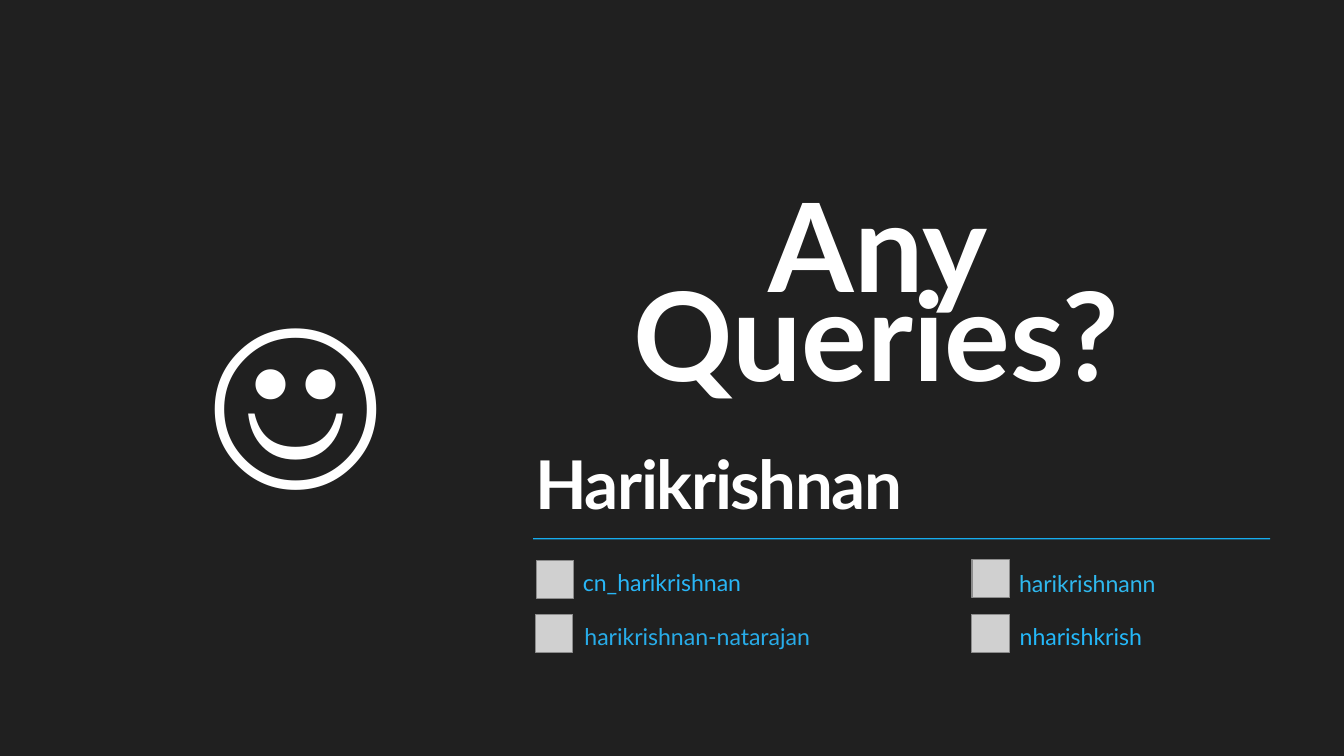
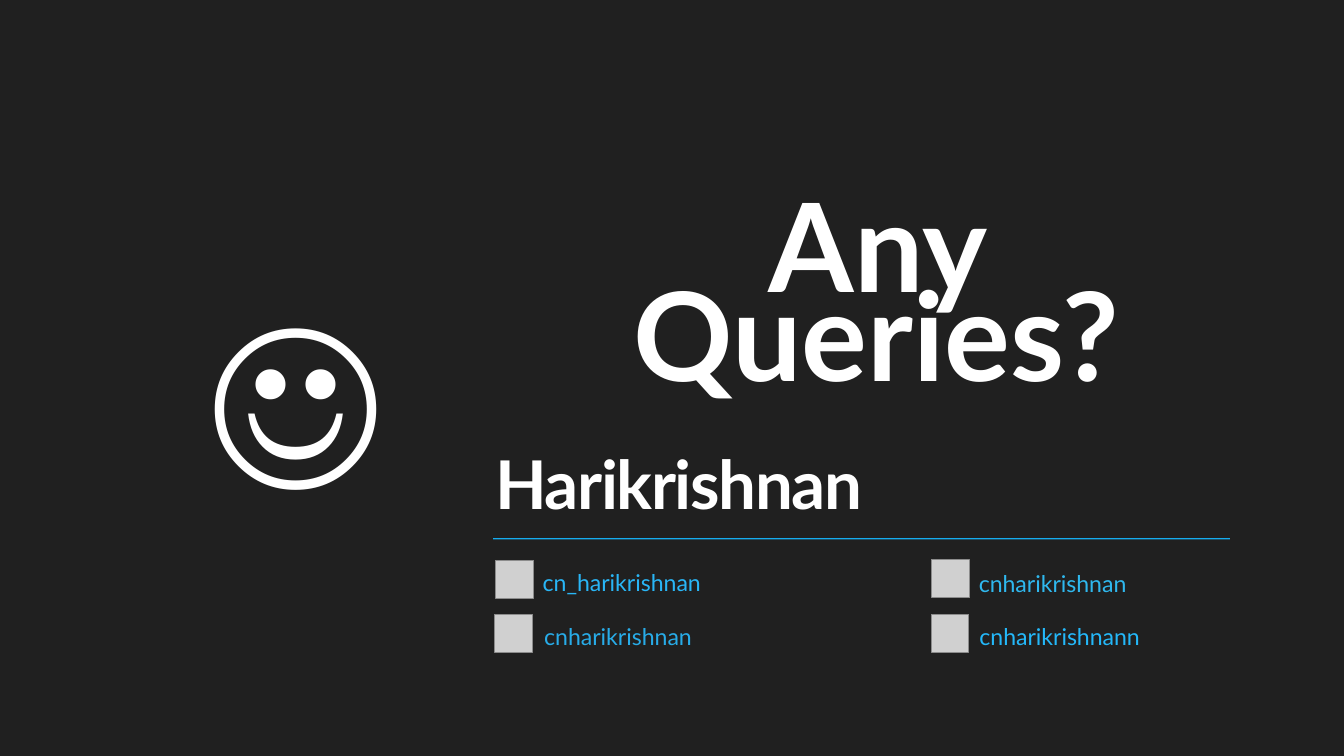
Before and after one commit to cnharikrishnan/2019-December-XamarinGeek, a slide deck: slide 23 of Slide/XamarinForms-Prism.pptx. Drawn at 1344x756 pixels with LibreOffice and Linux fonts; fonts in the diff are those of the drawing; grey boxes stand for pictures; background and template pictures are left out. Boxes give left, top, right and bottom in pixels: in the first picture for what was removed or moved away, otherwise in the second. Text is boxed around its words. In the diff, an @@ line names an element or a change of style, - is before the commit and + after.

```diff
--- a/Slide/XamarinForms-Prism.pptx
+++ b/Slide/XamarinForms-Prism.pptx
@@ 4 pictures, 2 texts, 1 line: place and size @@
-4 pictures, 2 texts, 1 line at <box>533,459,1270,653</box>
+4 pictures, 2 texts, 1 line at <box>493,459,1230,653</box>
@@ text added at <box>979,575,1127,592</box>, 16.5 pt, text #2FB8EE @@
+cnharikrishnan
@@ text removed at <box>1019,575,1156,592</box> @@
-harikrishnann
@@ text added at <box>544,628,692,645</box>, 16.5 pt, text #28ACE8 @@
+cnharikrishnan
@@ text removed at <box>584,628,809,649</box> @@
-harikrishnan-natarajan
@@ text added at <box>979,628,1139,645</box>, 16.5 pt, text #24B8F9 @@
+cnharikrishnann
@@ text removed at <box>1020,628,1142,645</box> @@
-nharishkrish
```
Also in this commit, not shown: 1 other slide changed.
